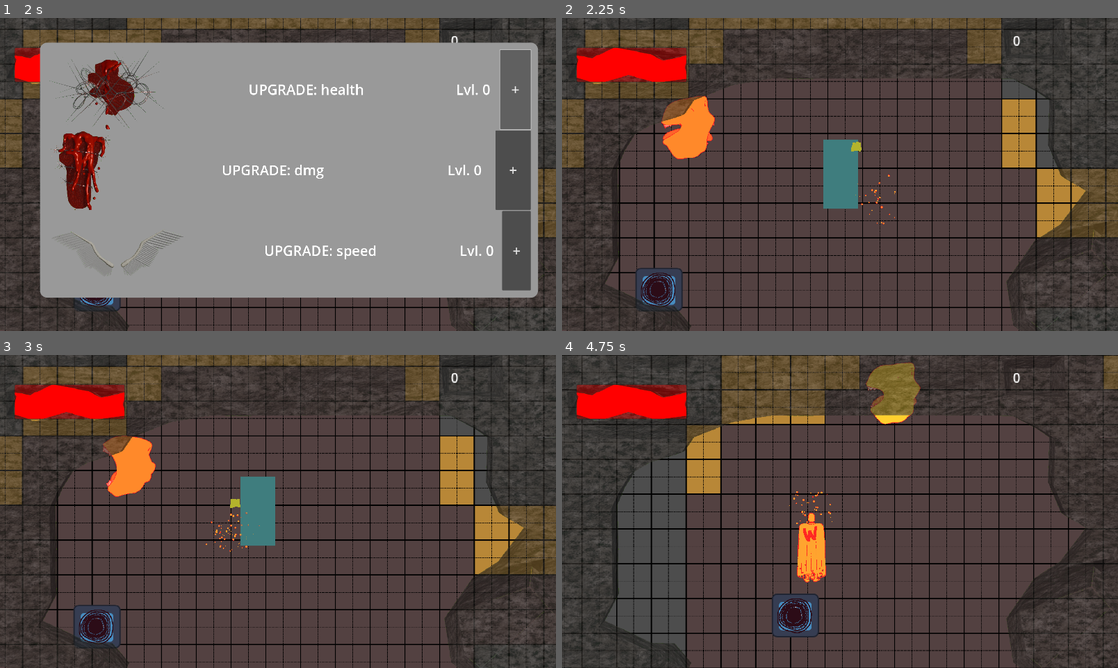
Above: before the commit, frames 1-4 (two rows, left to right).
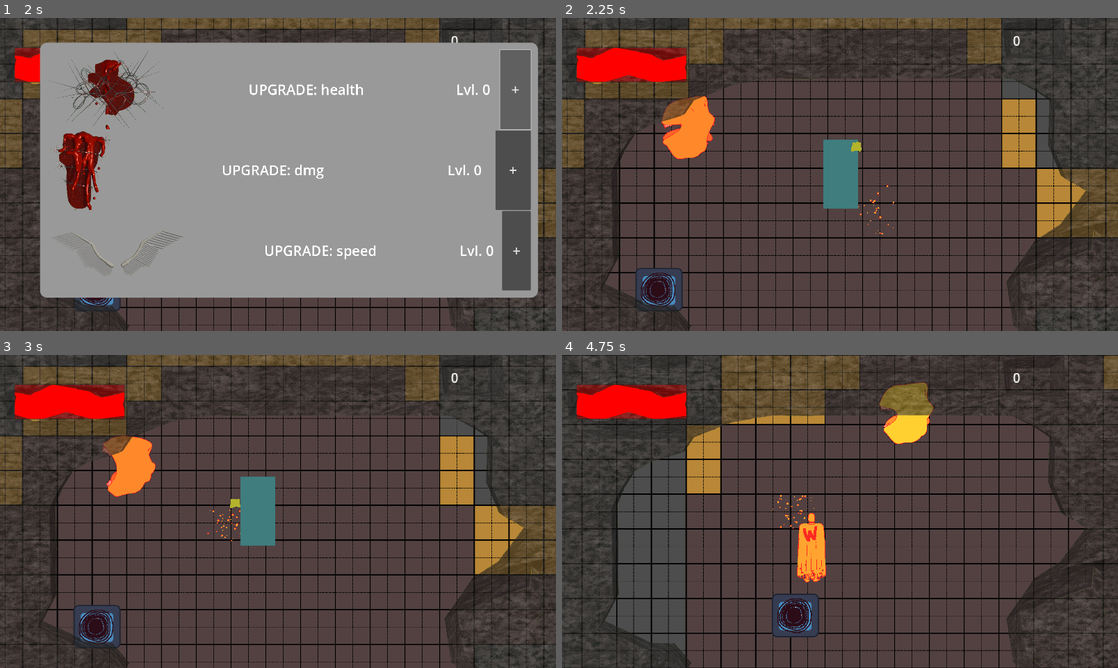
Above: after the commit, the same moments.

Repository: jible/capstone
Game: Godot game, scene res://scenes/testScenes/test_level.tscn
Same seed, same stepped clock (60 frames per second), same inputs: the game is played once before the commit and once after it. This scene is started directly instead of the project's main scene. The engine's default icon, where the game draws it, is replaced by a stand-in: a white triangle on a blue panel in a dark square.
Inputs (mouse positions are in pixels of both pictures, inside the frame that each line leads up to):
- Up to frame 1 (2 s): move the mouse to (250, 237) at 0.52 s; hold Tab (OpenUpgrades) 0.53-1.25 s; hold Space (attack) 0.53-1.25 s; click "+" at 1.25 s
- Up to frame 2 (2.25 s): tap Enter at 2 s; move the mouse to (1006, 221) at 2.02 s; hold Tab (OpenUpgrades) from 2.03 s (still down); tap Space (attack) at 2.1 s
- Up to frame 3 (3 s): move the mouse to (111, 464) at 2.77 s; release Tab (OpenUpgrades) at 2.78 s; hold Left (left) from 2.78 s (still down); hold Space (attack) from 2.78 s (still down)
- Up to frame 4 (4.75 s): move the mouse to (867, 511) at 3.52 s; release Space (attack) at 3.53 s; tap Space (attack) at 3.6 s; move the mouse to (756, 433) at 4.27 s; release Left (left) at 4.28 s; hold Down (down) from 4.28 s (still down); hold Space (attack) from 4.28 s (still down)

Frame 1 is identical in both runs. In frame 2, less than 0.1% of the frame differs, in the area x 52-60%, y 50-70%; in frame 3, less than 0.1%; in frame 4, 1.7%, in the area x 37-67%, y 2-56%.

Commit message:
Player hitbox now rotates around player

Diff:
--- a/scenes/prefabs/player/player.tscn
+++ b/scenes/prefabs/player/player.tscn
@@ -658,10 +658,12 @@
 script = ExtResource("8_vxcvn")
 character = NodePath("../..")
 
-[node name="Hitbox" parent="." instance=ExtResource("6_arj65")]
+[node name="Hitbox" parent="." node_paths=PackedStringArray("character") instance=ExtResource("6_arj65")]
 collision_layer = 8
 collision_mask = 16
+character = NodePath("..")
 detecting = false
+on_swivel = true
 
 [node name="CollisionShape2D" parent="Hitbox" index="0"]
 position = Vector2(0, 82)
--- a/scripts/characters/hitbox.gd
+++ b/scripts/characters/hitbox.gd
@@ -1,14 +1,14 @@
 class_name HitBox
 extends Area2D
 #src: https://www.youtube.com/watch?v=rU-JfP2nOpo&ab_channel=blazeDev
-
+@export var character:CharacterBody2D
 @export var damage: int = 1
 @export var collision: CollisionShape2D
 @export var detecting:bool = false
 @export var distance_from_parent: int = 130
 @export var knockback = 50
 @export var collisionshape :CollisionShape2D
-
+@export var on_swivel = false
 var overlapping_areas = []
 var successful_hit = []
 
@@ -34,7 +34,13 @@
 	overlapping_areas.erase(area)
 
 func _on_direction_manager_direction_changed(direction: Vector2):
-	move_direction(direction)
+	if !on_swivel:
+		move_direction(direction)
+
+func _physics_process(delta):
+	if on_swivel:
+		print(character.get_direction().normalized())
+		move_to (character.get_direction().normalized() * distance_from_parent )
 
 func set_damage(value: int):
 	damage = value
Not shown, changed: CHANGELOG.md
